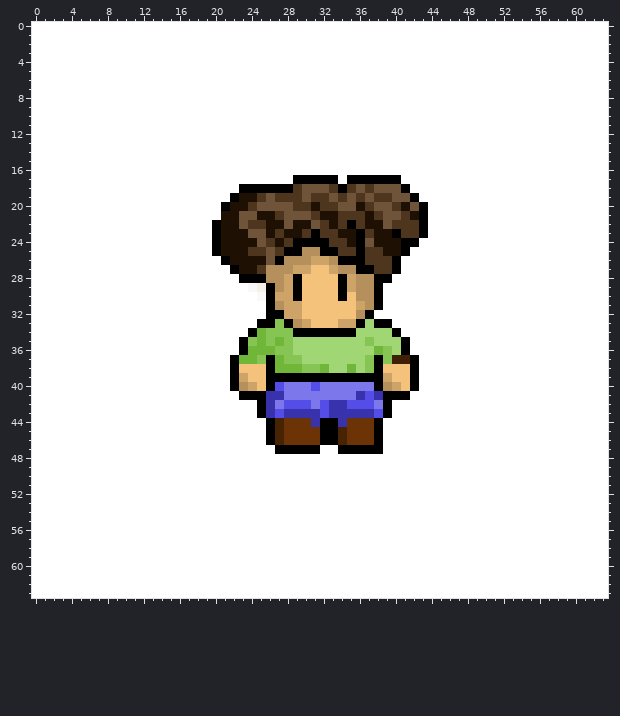
Two versions of one pixel-art sprite, projectRPG/res/drawable-hdpi/merchant.png. The picture above was drawn from the file before the commit.
The file is 64x64 pixels. Colours within 5 levels of each other are drawn and written as one.
The result:
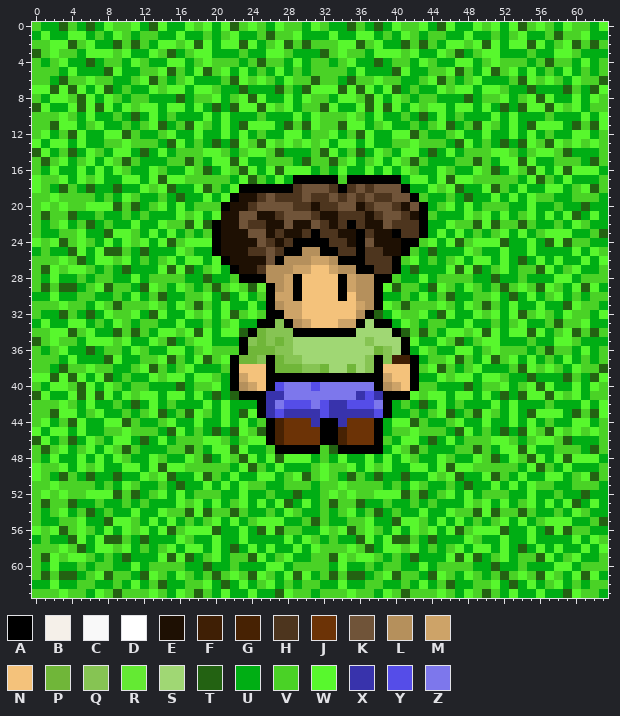
Palette (. is transparent): A #000000  B #f5f0e9  C #f9f9f9  D #ffffff  E #1e1003  F #3f1f05  G #472203  H #4d351e  J #6c3306  K #705439  L #b5905c  M #cda368  N #f4c27b  P #70b639  Q #86c453  R #64ea33  S #a0d774  T #236212  U #00ae14  V #4ad226  W #58f82d  X #3833ac  Y #554de8  Z #7d77ec
Diff:
Changed rows in their new state; - is an unchanged pixel.
first column x 0:
 0 VUUTVUTUWVVWUTWUUWVWUWTVWVUWVVUWVUUTVUTUWVVWUTWUUWVWUWTVWVUWVVUW
 1 UWUUWWUVUWVUVVUUWUUVUVWUUVTVVWUUUWUUWWUVUWVUVVUUWUUVUVWUUVTVVWUU
 2 VVWWTVWUUTVTVUWWVWTWUWWTWUVWTVTVVVWWTVWUUTVTVUWWVWTWUWWTWUVWTVTV
 3 TVWVVUWWWVWUUWVTUVWWUUUVUUWWVUUUTVWVVUWWWVWUUWVTUVWWUUUVUUWWVUUU
 4 VUVWUUTUVVUWVUUWWUVWVVVUVTVVUWUVVUVWUUTUVVUWVUUWWUVWVVVUVTVVUWUV
 5 VVVUWUUUTWUUVVWTVUWTVWUWUVUWUVUVVVVUWUUUTWUUVVWTVUWTVWUWUVUWUVUV
 6 VVUTVVWVVUUVWTVUVWUUUVTWVWVUWVVTVVUTVVWVVUUVWTVUVWUUUVTWVWVUWVVT
 7 WWTWTWUWTUVUUWVWWUWWVUUTUUUTVUTWWWTWTWUWTUVUUWVWWUWWVUUTUUUTVUTW
 8 VUWWVTWUWVUVVUUUTUVVWUVWTWUUWUWVVUWWVTWUWVUVVUUUTUVVWUVWTWUUWUWV
 9 TWUUWTWTWUWVWWUWWUWUTUTWWTWVWUVVTWUUWTWTWUWVWWUWWUWUTUTWWTWVWUVV
10 VVVWVUWUUVUTUWUVUUUWUWUUUVUUUWUWVVVWVUWUUVUTUWUVUUUWUWUUUVUUUWUW
11 VVTWWUVWUUVUVWTUVTWVUWUTWWWUTVTWVVTWWUVWUUVUVWTUVTWVUWUTWWWUTVTW
12 VWUVTWUUWWTVUUVWUUWUUWUWUVUUWWUVVWUVTWUUWWTVUUVWUUWUUWUWUVUUWWUV
13 WUWWUWUUVVWVVVUTWUVUTUTWVTWVWVWVWUWWUWUUVVWVVVUTWUVUTUTWVTWVWVWV
14 TWUVTUWVUWWUTUWUVVVWWVUVWWVTUUUVTWUVTUWVUWWUTUWUVVVWWVUVWWVTUUUV
15 VTVWUVWUWVTVUUUVVTVUWWTWUUVVVUTVVTVWUVWUWVTVUUUVVTVUWWTWUUVVVUTV
16 VUWUUWUWUWVUUWVUUWVTUWVTWUWTWWWUVUWUUWUWUWVUUWVUUWVTUWVTWUWTWWWU
17 WVVWUWVWUUWWUWTWWVVVVVUWTVUWU-----V------UWWUWTWWVVVVVUWTVUWUUUV
18 WVUTVUTUUTUUWVWTUUWTVUW-------------------UUWVWTUUWTVUWUUWWUVWTV
19 VVWVVVVUVUWVUUVUTUUWUW---------------------VUUVUTUUWUWUWVVUUVVVU
20 VWVWVVWWWTVTUVWUWUVVV-----------------------UVWUWUVVVUUWUUVUUTUU
21 VTVVTUUVUUVUVUUUWVWUW-----------------------VUUUWVWUWUVWUWUWTUWU
22 VUVWUVTUVUUWUUWVVTWT------------------------UUWVVTWTVVTVUUVUWVUU
23 VUUVVWUUTWWVUWUWUVUV------------------------UWUWUVUVWUWUVWWWUUVT
24 WVWTVWVUWUWVWUWTVWWW-----------------------VWUWTVWWWTUUWUTWTVVUU
25 UVUUTWUWTTVUTUUUWVUU----------------------VUTUUUWVUUWUUWUUUUWUWV
26 VVVWVTUWWVWUVUVWUWWUW--------------------VWUVUVWUWWUWUTUWUWUUWUW
27 VTWVWWVUVUTUUUWTWTUVWU-------------------UTUUUWTWTUVWUVVTWUVWUUV
28 VUWUUVUVVUUWUVVVVUUTUUV-----------------VUUWUVVVVUUTUUVUUUWWUVVV
29 VTVTTUVWTVVUTWVUWVUVTVWVTR-------------WTVVUTWVUWVUVTVWVTWVUWTWU
30 UUWUUVVUUVUWUVTUUVVWUTUWUV-------------UUVUWUVTUUVVWUTUWUVWUVUVV
31 VVVWVVUWVTVVVWVUWVTVUWUUWU-------------WVTVVVWVUWVTVUWUUWUUTWVVU
32 VUUTVUTUWVVWUTWUUWVWUWTVWV------------TUWVVWUTWUUWVWUWTVWVUWVVUW
33 UWUUWWUVUWVUVVUUWUUVUVWUU---------------UWVUVVUUWUUVUVWUUVTVVWUU
34 VVWWTVWUUTVTVUWWVWTWUWWT-----------------TVTVUWWVWTWUWWTWUVWTVTV
35 TVWVVUWWWVWUUWVTUVWWUUU-------------------WUUWVTUVWWUUUVUUWWVUUU
36 VUVWUUTUVVUWVUUWWUVWVVV-------------------UWVUUWWUVWVVVUVTVVUWUV
37 VVVUWUUUTWUUVVWTVUWTVW---------------------UVVWTVUWTVWUWUVUWUVUV
38 VVUTVVWVVUUVWTVUVWUUUV---------------------VWTVUVWUUUVTWVWVUWVVT
39 WWTWTWUWTUVUUWVWWUWWVU---------------------UUWVWWUWWVUUTUUUTVUTW
40 VUWWVTWUWVUVVUUUTUVVWU---------------------VVUUUTUVVWUVWTWUUWUWV
41 TWUUWTWTWUWVWWUWWUWUTUT-------------------WVWWUWWUWUTUTWWTWVWUVV
42 VVVWVUWUUVUTUWUVUUUWUWUUU---------------UVUTUWUVUUUWUWUUUVUUUWUW
43 VVTWWUVWUUVUVWTUVTWVUWUTW---------------UUVUVWTUVTWVUWUTWWWUTVTW
44 VWUVTWUUWWTVUUVWUUWUUWUWUV-------------UWWTVUUVWUUWUUWUWUVUUWWUV
45 WUWWUWUUVVWVVVUTWUVUTUTWVT-------------UVVWVVVUTWUVUTUTWVTWVWVWV
46 TWUVTUWVUWWUTUWUVVVWWVUVWW-------------VUWWUTUWUVVVWWVUVWWVTUUUV
47 VTVWUVWUWVTVUUUVVTVUWWTWUUV-----VT-----UWVTVUUUVVTVUWWTWUUVVVUTV
48 VUWUUWUWUWVUUWVUUWVTUWVTWUWTWWWUVUWUUWUWUWVUUWVUUWVTUWVTWUWTWWWU
49 WVVWUWVWUUWWUWTWWVVVVVUWTVUWUUUVWVVWUWVWUUWWUWTWWVVVVVUWTVUWUUUV
50 WVUTVUTUUTUUWVWTUUWTVUWUUWWUVWTVWVUTVUTUUTUUWVWTUUWTVUWUUWWUVWTV
51 VVWVVVVUVUWVUUVUTUUWUWUWVVUUVVVUVVWVVVVUVUWVUUVUTUUWUWUWVVUUVVVU
52 VWVWVVWWWTVTUVWUWUVVVUUWUUVUUTUUVWVWVVWWWTVTUVWUWUVVVUUWUUVUUTUU
53 VTVVTUUVUUVUVUUUWVWUWUVWUWUWTUWUVTVVTUUVUUVUVUUUWVWUWUVWUWUWTUWU
54 VUVWUVTUVUUWUUWVVTWTVVTVUUVUWVUUVUVWUVTUVUUWUUWVVTWTVVTVUUVUWVUU
55 VUUVVWUUTWWVUWUWUVUVWUWUVWWWUUVTVUUVVWUUTWWVUWUWUVUVWUWUVWWWUUVT
56 WVWTVWVUWUWVWUWTVWWWTUUWUTWTVVUUWVWTVWVUWUWVWUWTVWWWTUUWUTWTVVUU
57 UVUUTWUWTTVUTUUUWVUUWUUWUUUUWUWVUVUUTWUWTTVUTUUUWVUUWUUWUUUUWUWV
58 VVVWVTUWWVWUVUVWUWWUWUTUWUWUUWUWVVVWVTUWWVWUVUVWUWWUWUTUWUWUUWUW
59 VTWVWWVUVUTUUUWTWTUVWUVVTWUVWUUVVTWVWWVUVUTUUUWTWTUVWUVVTWUVWUUV
60 VUWUUVUVVUUWUVVVVUUTUUVUUUWWUVVVVUWUUVUVVUUWUVVVVUUTUUVUUUWWUVVV
61 VTVTTUVWTVVUTWVUWVUVTVWVTWVUWTWUVTVTTUVWTVVUTWVUWVUVTVWVTWVUWTWU
62 UUWUUVVUUVUWUVTUUVVWUTUWUVWUVUVVUUWUUVVUUVUWUVTUUVVWUTUWUVWUVUVV
63 VVVWVVUWVTVVVWVUWVTVUWUUWUUTWVVUVVVWVVUWVTVVVWVUWVTVUWUUWUUTWVVU
